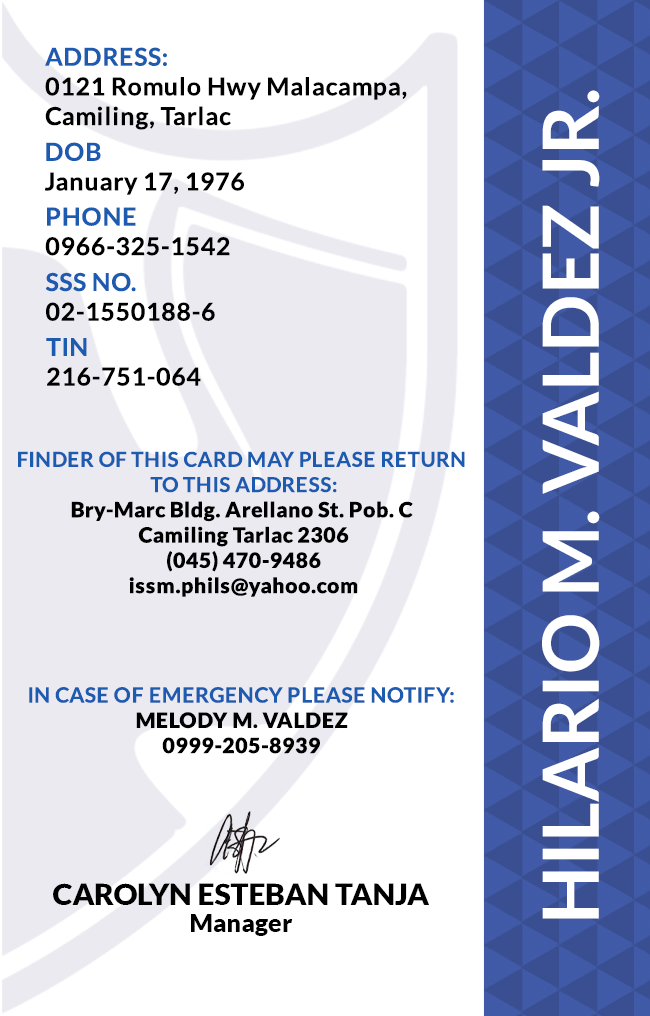
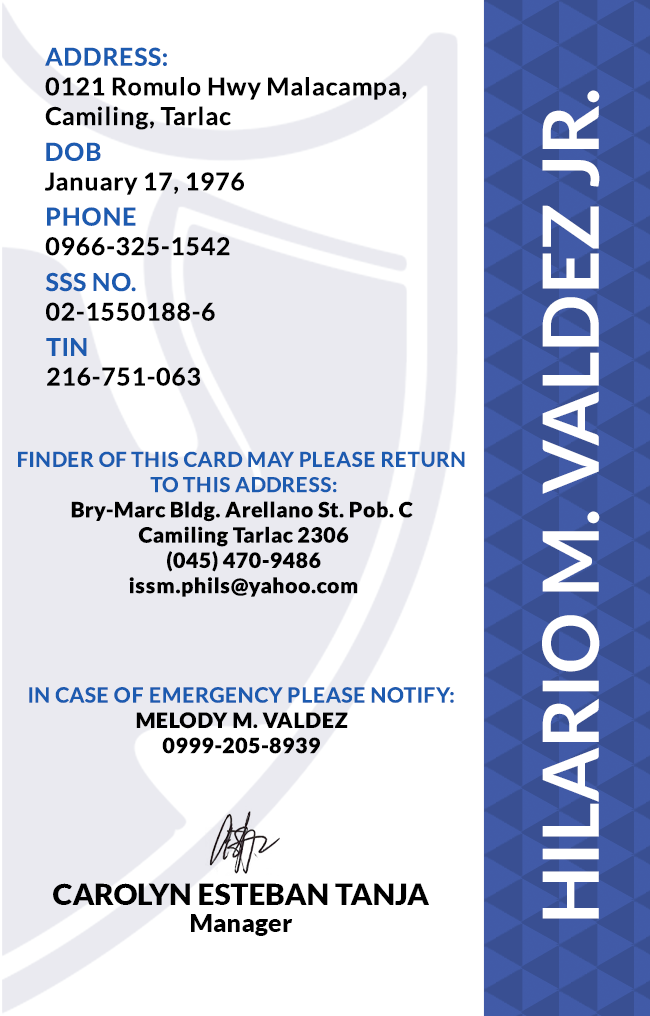
Two versions of the same layered image (650px x 1016px). Layer-by-layer changes:
renamed "TIN 216-751-064" to "TIN 216-751-063", painted on it over [left=186, top=367, right=201, bottom=386]
